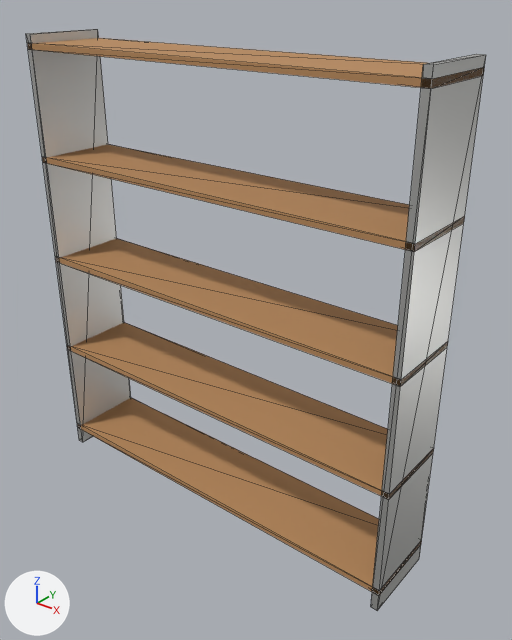
The glTF model dist/web/modelos/prateleiras_dml.glb, before and after one commit.
The view is the same before and after, from a 50 mm camera at (1.77, -2.02, 2.21) aimed at (0.12, 0.05, 0.93). The axes (+X, +Y, +Z) are drawn at lower left. The lights are the same throughout. The older version comes first. Mesh edges are drawn as thin lines. Vertices at exactly the same position are counted once.

Script lines for the objects in view, before the commit:
```python
mat_inox = principled_material('inox')
mat_inox.base_color = (0.584, 0.584, 0.564)  # light grey #c9c9c6
mat_inox.metallic = 0.7
mat_inox.roughness = 0.4
mat_madeira = principled_material('madeira')
mat_madeira.base_color = (0.484, 0.254, 0.105)  # orange #b98a5b
mat_madeira.roughness = 0.8
me_prateleiras_dml = bpy.data.meshes.new('prateleiras_dml')
me_prateleiras_dml.from_pydata(...)  # a box spanning x -0.9..-0.87, y -0.17..0.17, z 0.0..2.0, material slot 0; a box spanning x 0.87..0.9, y -0.17..0.17, z 0.0..2.0, material slot 0; a box spanning x -0.9..0.9, y -0.17..0.17, z 0.08..0.1, material slot 1; a box spanning x -0.9..0.9, y -0.17..0.17, z 0.55..0.57, material slot 1; a box spanning x -0.9..0.9, y -0.17..0.17, z 1.01..1.03, material slot 1; a box spanning x -0.9..0.9, y -0.17..0.17, z 1.48..1.5, material slot 1; a box spanning x -0.9..0.9, y -0.17..0.17, z 1.94..1.97, material slot 1
me_prateleiras_dml.materials.append(mat_inox)  # light grey #c9c9c6
me_prateleiras_dml.materials.append(mat_madeira)  # orange #b98a5b
ob_prateleiras_dml = bpy.data.objects.new('prateleiras_dml', me_prateleiras_dml)
ob_prateleiras_dml.location = (0.0, 0.0, 0.0)
```
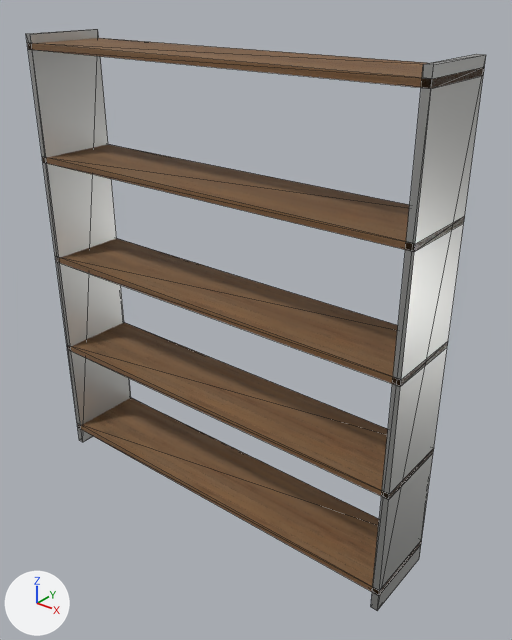
What changed in the scene script:
```text
Add img_wood_planks_normal:
    img_wood_planks_normal = load_image('wood_planks_normal', '_unpacked/wood_planks_normal', 2048, 2048, 'Non-Color')
Add img_wood_planks_roughness_metallic_roughness:
    img_wood_planks_roughness_metallic_roughness = load_image('wood_planks_roughness_metallic_roughness', '_unpacked/wood_planks_roughness_metallic_roughness', 2048, 2048, 'Non-Color')
Add img_wood_planks_diffuse:
    img_wood_planks_diffuse = load_image('wood_planks_diffuse', '_unpacked/wood_planks_diffuse', 2048, 2048, 'sRGB')
Change mat_inox:
    mat_inox.metallic: 0.7 -> 0.9
Change mat_madeira:
    remove # nodes: BsdfPrincipled, OutputMaterial
    remove # colours: orange #b98a5b
    nodes: BsdfPrincipled, Math x2, NormalMap, OutputMaterial, SeparateColor, TexImage x3
    uses the picture img_wood_planks_diffuse
    uses the picture img_wood_planks_normal
    uses the picture img_wood_planks_roughness_metallic_roughness
Change me_prateleiras_dml:
    where me_prateleiras_dml.from_pydata(...)  # 56 vertices, 84 faces; spans x -0.9..0.9, y -0.17..0.17, z 0.0..2.0
    used by ob_prateleiras_dml; location = (0.0, 0.0, 0.0)
    me_prateleiras_dml part 1: texture (UV) coordinates changed
```

Pixel boxes [x1, y1, x2, y2] of what changed, in the pictures (512 x 640 px):
'prateleiras_dml', surface changed (orange to brown): [27, 30, 485, 611] in both
